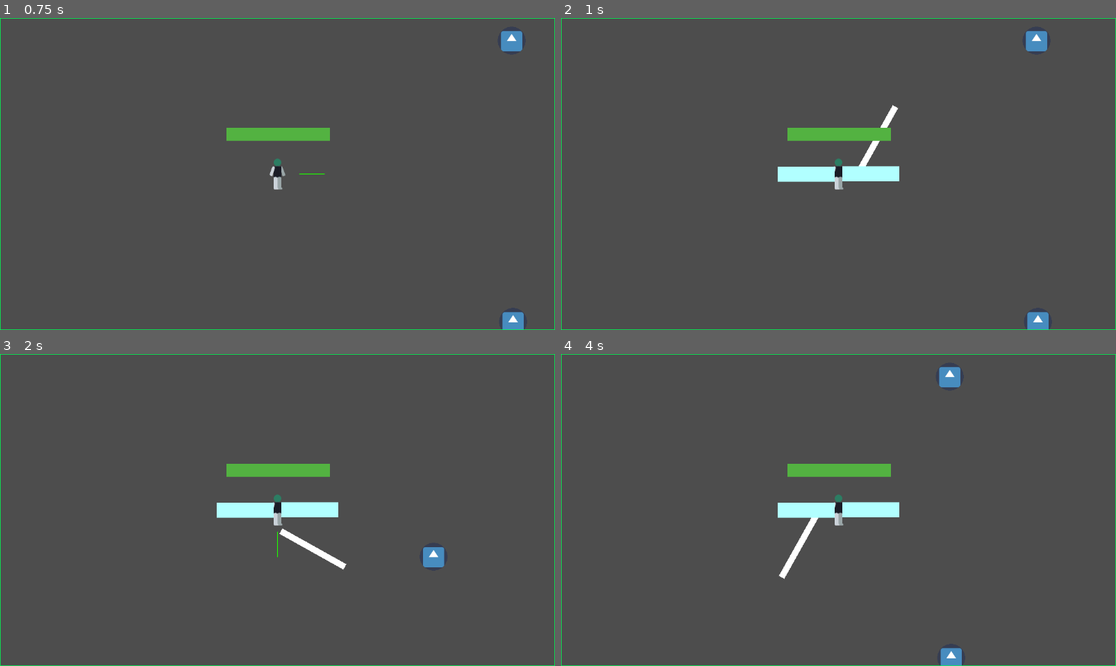
Above: before the commit, frames 1-4 (two rows, left to right).
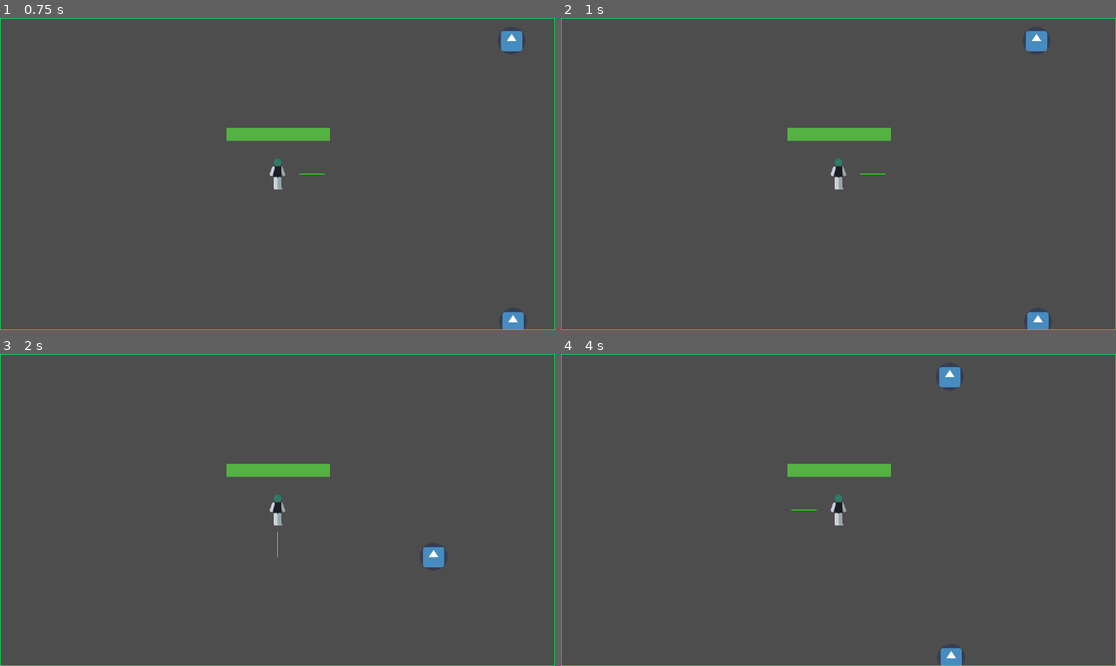
Above: after the commit, the same moments.

Repository: shendru/godot-course-overload
Game: Godot game, scene res://scenes/level.tscn
Same seed, same stepped clock (60 frames per second), same inputs: the game is played once before the commit and once after it. The engine's default icon, where the game draws it, is replaced by a stand-in: a white triangle on a blue panel in a dark square.
Inputs:
- Up to frame 1 (0.75 s): tap Enter at 0.5 s; hold D (move_right) from 0.53 s (still down)
- Up to frame 2 (1 s): keep holding D (move_right)
- Up to frame 3 (2 s): release D (move_right) at 1.28 s; hold S (move_down) from 1.28 s (still down)
- Up to frame 4 (4 s): release S (move_down) at 2.03 s; hold D (move_right) 2.03-2.78 s; hold W (move_up) 2.78-3.53 s; hold A (move_left) from 3.53 s (still down)

Frame 1 is identical in both runs. In frame 2, 1.2% of the frame differs, in the area x 39-61%, y 27-53%; in frame 3, 1.3%, in the area x 39-63%, y 47-70%; in frame 4, 1.3%.

Commit message:
disabled weapon

Diff:
--- a/scenes/player.tscn
+++ b/scenes/player.tscn
@@ -1,8 +1,7 @@
-[gd_scene load_steps=8 format=3 uid="uid://b2mpoyrqvhadb"]
+[gd_scene load_steps=7 format=3 uid="uid://b2mpoyrqvhadb"]
 
 [ext_resource type="Script" path="res://scripts/player.gd" id="1_g2l03"]
 [ext_resource type="Texture2D" uid="uid://deex8i1ac20ia" path="res://assets/testchar.png" id="2_h012a"]
-[ext_resource type="PackedScene" uid="uid://dek6168e3owjr" path="res://scenes/whip.tscn" id="3_ulxtf"]
 
 [sub_resource type="CapsuleShape2D" id="CapsuleShape2D_y5sbg"]
 radius = 15.0
@@ -73,6 +72,4 @@
 
 [node name="CanvasLayer" type="CanvasLayer" parent="."]
 
-[node name="Whip" parent="." instance=ExtResource("3_ulxtf")]
-
 [connection signal="timeout" from="attack_timer" to="." method="_on_timer_timeout"]
--- a/scripts/player.gd
+++ b/scripts/player.gd
@@ -31,13 +31,13 @@
 		# marker.rotation = lerp_angle(marker.rotation, target_angle_radians, 0.2)
 		marker.rotation = target_angle_radians
 
-func attack():
-	const WEAP = preload("res://scenes/weapon.tscn")
-	var new_attack = WEAP.instantiate()
-	new_attack.rotation = marker.rotation
-	#new_attack.position = marker_pos.position
-	%attacks.add_child(new_attack)
-
-
-func _on_timer_timeout() -> void:
-	attack()
+#func attack():
+	#const WEAP = preload("res://scenes/weapon.tscn")
+	#var new_attack = WEAP.instantiate()
+	#new_attack.rotation = marker.rotation
+	##new_attack.position = marker_pos.position
+	#%attacks.add_child(new_attack)
+#
+#
+#func _on_timer_timeout() -> void:
+	#attack()
